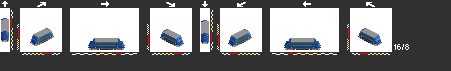
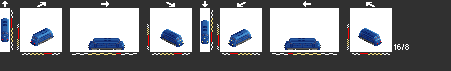
Comparing the layer stacks of the two w=451, h=71 images. Changes:
showed "light" over [2, 36, 381, 45]
hid "ltmy1" over [1, 19, 381, 50]
